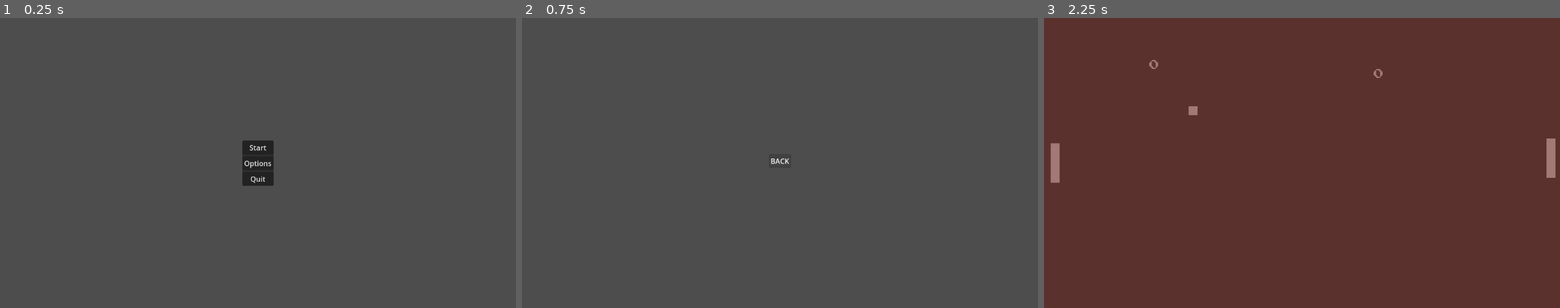
Above: before the commit, frames 1-3 (left to right).
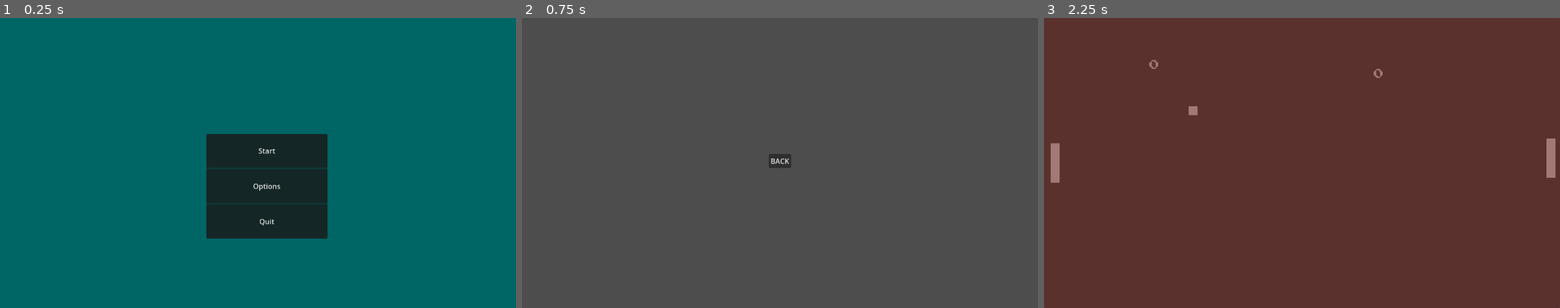
Above: after the commit, the same moments.

Repository: nigoi/pong_clone
Game: Godot game, scene res://scenes/main-menu.tscn
Same seed, same stepped clock (60 frames per second), same inputs: the game is played once before the commit and once after it.
Inputs:
- Up to frame 1 (0.25 s): no input
- Up to frame 2 (0.75 s): click "Options" at 0.5 s
- Up to frame 3 (2.25 s): click "BACK" at 1.25 s; click "Start" at 2 s

The runs differ from the first frame. In frame 1, 99% of the frame differs, in the area x 0-100%, y 0-100%; in frame 2, less than 0.1%; in frame 3, nothing differs.

Commit message:
Update main-menu.tscn

Diff:
--- a/scenes/main-menu.tscn
+++ b/scenes/main-menu.tscn
@@ -4,46 +4,61 @@
 
 [node name="main_menu" type="Control"]
 layout_mode = 3
-anchor_left = 0.25
-anchor_top = 0.25
-anchor_right = 0.75
-anchor_bottom = 0.75
+anchors_preset = 15
+anchor_right = 1.0
+anchor_bottom = 1.0
 grow_horizontal = 2
 grow_vertical = 2
 script = ExtResource("1_1q0f4")
 
-[node name="MarginContainer" type="MarginContainer" parent="."]
+[node name="ColorRect" type="ColorRect" parent="."]
+visibility_layer = 512
 layout_mode = 1
-anchors_preset = 8
-anchor_left = 0.5
-anchor_top = 0.5
-anchor_right = 0.5
-anchor_bottom = 0.5
-offset_left = -20.0
-offset_top = -20.0
-offset_right = 20.0
-offset_bottom = 20.0
+anchors_preset = 15
+anchor_right = 1.0
+anchor_bottom = 1.0
+grow_horizontal = 2
+grow_vertical = 2
+color = Color(4.09111e-07, 0.39678, 0.397436, 1)
+
+[node name="Control2" type="Control" parent="."]
+layout_mode = 1
+anchor_left = 0.4
+anchor_top = 0.4
+anchor_right = 0.6
+anchor_bottom = 0.7
+offset_right = 40.0
+offset_bottom = 40.0
+
+[node name="MarginContainer" type="MarginContainer" parent="Control2"]
+layout_mode = 1
+anchors_preset = 15
+anchor_right = 1.0
+anchor_bottom = 1.0
 grow_horizontal = 2
 grow_vertical = 2
 
-[node name="Panel" type="Panel" parent="MarginContainer"]
+[node name="Panel" type="Panel" parent="Control2/MarginContainer"]
 layout_mode = 2
 
-[node name="VBoxContainer" type="VBoxContainer" parent="MarginContainer"]
+[node name="VBoxContainer" type="VBoxContainer" parent="Control2/MarginContainer"]
 layout_mode = 2
 
-[node name="start" type="Button" parent="MarginContainer/VBoxContainer"]
+[node name="start" type="Button" parent="Control2/MarginContainer/VBoxContainer"]
 layout_mode = 2
+size_flags_vertical = 3
 text = "Start"
 
-[node name="options" type="Button" parent="MarginContainer/VBoxContainer"]
+[node name="options" type="Button" parent="Control2/MarginContainer/VBoxContainer"]
 layout_mode = 2
+size_flags_vertical = 3
 text = "Options"
 
-[node name="quit" type="Button" parent="MarginContainer/VBoxContainer"]
+[node name="quit" type="Button" parent="Control2/MarginContainer/VBoxContainer"]
 layout_mode = 2
+size_flags_vertical = 3
 text = "Quit"
 
-[connection signal="pressed" from="MarginContainer/VBoxContainer/start" to="." method="_on_start_pressed"]
-[connection signal="pressed" from="MarginContainer/VBoxContainer/options" to="." method="_on_options_pressed"]
-[connection signal="pressed" from="MarginContainer/VBoxContainer/quit" to="." method="_on_quit_pressed"]
+[connection signal="pressed" from="Control2/MarginContainer/VBoxContainer/start" to="." method="_on_start_pressed"]
+[connection signal="pressed" from="Control2/MarginContainer/VBoxContainer/options" to="." method="_on_options_pressed"]
+[connection signal="pressed" from="Control2/MarginContainer/VBoxContainer/quit" to="." method="_on_quit_pressed"]
